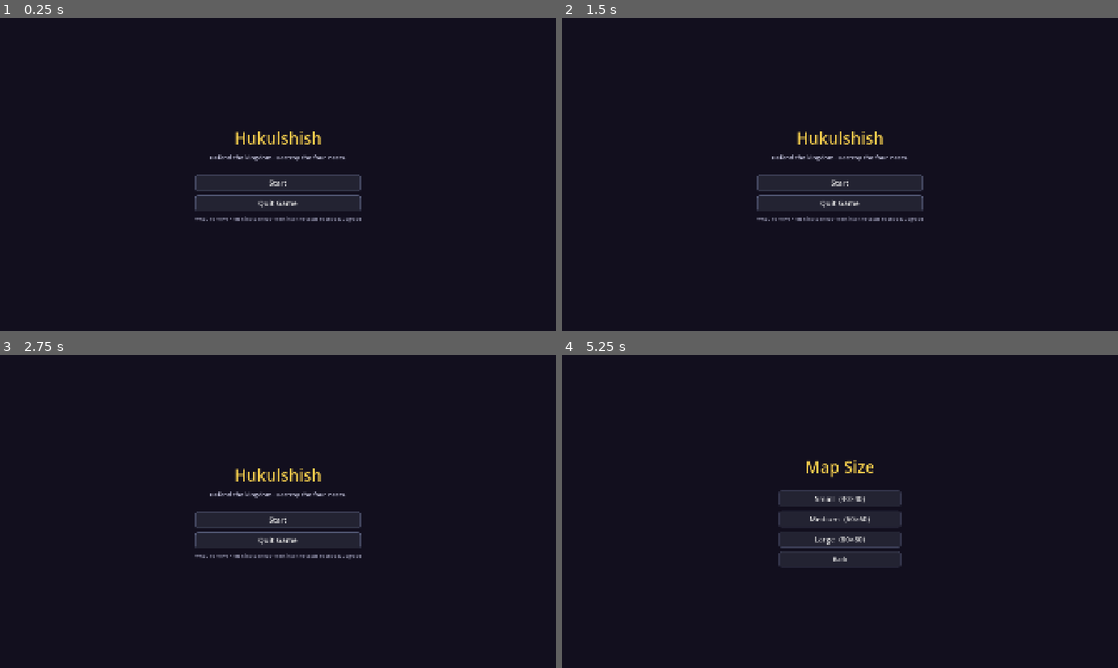
Above: before the commit, frames 1-4 (two rows, left to right).
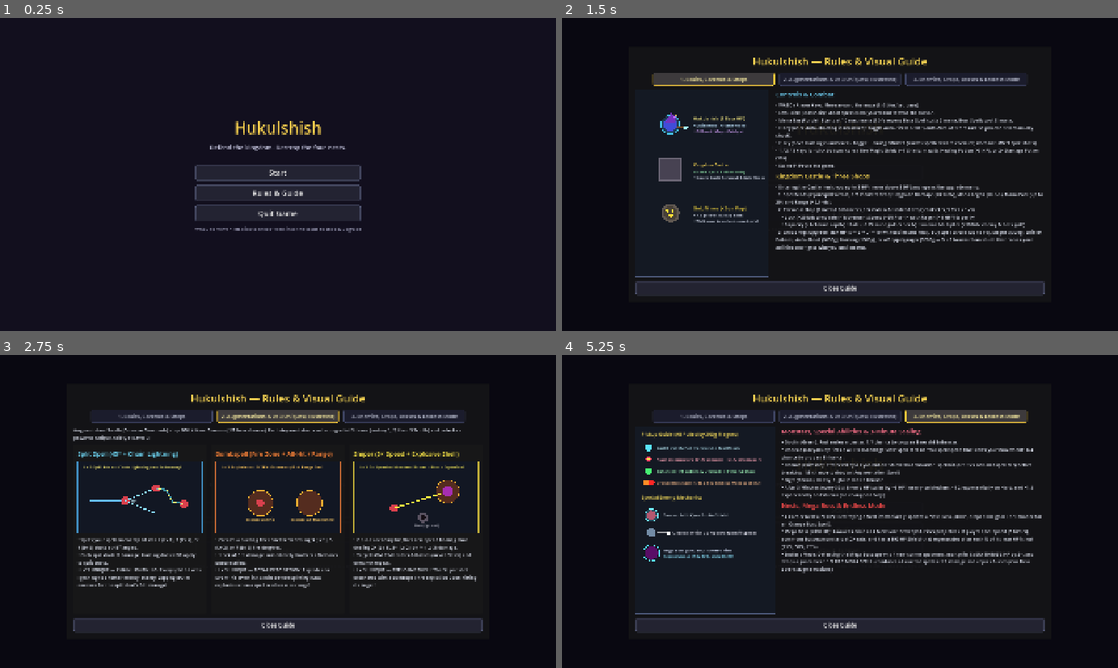
Above: after the commit, the same moments.

Repository: 09DylanXie/Hukulshish
Game: Godot game, scene res://scenes/ui/MainMenu.tscn
Same seed, same stepped clock (60 frames per second), same inputs: the game is played once before the commit and once after it.
Inputs (mouse positions are in pixels of both pictures, inside the frame that each line leads up to):
- Up to frame 1 (0.25 s): no input
- Up to frame 2 (1.5 s): click (840, 193) at 0.5 s, where only the run after the commit has a clickable "Rules & Guide"; click (712, 80) at 1.25 s, where only the run after the commit has a clickable "1. Basics, Controls & Shops"
- Up to frame 3 (2.75 s): click (278, 417) at 2 s, where only the run after the commit has a clickable "2. Augmentations & Lv 3 Uniqu…"
- Up to frame 4 (5.25 s): click "Start" at 2.75 s; click "Back" (after the commit: "Start") at 3.5 s; click "Start" at 4.25 s; click (967, 417) at 5 s, where only the run after the commit has a clickable "3. Enemies, Drops, Bosses & E…"

The runs differ from the first frame. In frame 1, 2.8% of the frame differs, in the area x 35-65%, y 32-69%; in frame 2, 12%; in frame 3, 11%; in frame 4, 12%, in the area x 13-87%, y 12-89%.

Commit message:
Add offhand magic catalyst, Rules & Guide menu with visual diagrams, white undead projectiles, red mega boss spell, and update README

Diff:
--- a/scripts/autoload/game_state.gd
+++ b/scripts/autoload/game_state.gd
@@ -656,7 +656,7 @@
 		true,
 		aug_levels.duplicate()
 	)
-	spell["color"] = Color(0.88, 0.28, 1.0)
+	spell["color"] = Color(1.0, 0.15, 0.15)
 	spell["radius_tiles"] = 0.34
 	spell["name"] = "Mega Spell %d" % (boss_spells.size() + 1)
 	boss_spells.append(spell)
--- a/scripts/monsters/monster.gd
+++ b/scripts/monsters/monster.gd
@@ -88,7 +88,7 @@
 		speed_px,
 		0.0,
 		false,
-		Color(0.35, 0.92, 1.0),
+		Color.WHITE,
 		Config.tiles(0.18),
 		Config.tiles(Config.UNDEAD_SLOW_RANGE_TILES * 1.4),
 		false,
--- a/scripts/player/doppelganger.gd
+++ b/scripts/player/doppelganger.gd
@@ -219,6 +219,17 @@
 	draw_circle(staff_tip + staff_dir * 2.5, _radius * 0.28, Color(0.75, 0.4, 1.0, alpha * 0.5))
 	draw_circle(staff_tip + staff_dir * 2.5, _radius * 0.18, Color(0.9, 0.7, 1.0, alpha))
 
+	# Offhand Magic Catalyst on the doppelganger
+	var offhand_pos: Vector2 = -perp * (_radius * 0.95) + staff_dir * (_radius * 0.65)
+	draw_circle(offhand_pos, _radius * 0.40, Color(0.6, 0.3, 1.0, alpha * 0.3))
+	var cat_pts := PackedVector2Array([
+		offhand_pos + staff_dir * (_radius * 0.30),
+		offhand_pos + perp * (_radius * 0.22),
+		offhand_pos - staff_dir * (_radius * 0.30),
+		offhand_pos - perp * (_radius * 0.22),
+	])
+	draw_colored_polygon(cat_pts, Color(0.75, 0.45, 1.0, alpha))
+
 	# Spectral twin robe & hat (never has a shield aura)
 	draw_circle(Vector2.ZERO, _radius * 1.15, Color(0.55, 0.25, 0.95, alpha * 0.28))
 	draw_circle(Vector2.ZERO, _radius, Color(0.45, 0.22, 0.82, alpha))
--- a/scripts/player/player.gd
+++ b/scripts/player/player.gd
@@ -182,7 +182,7 @@
 		draw_circle(Vector2.ZERO, _radius * 1.35, Color(0.2, 0.7, 1.0, 0.22))
 		draw_arc(Vector2.ZERO, _radius * 1.35, 0.0, TAU, 28, Color(0.3, 0.85, 1.0, 0.85), 2.0)
 
-	# Wand / Staff extending out from the mage's body toward cursor aim direction
+	# Wand / Staff extending out from the mage's main hand toward cursor aim direction
 	var staff_dir: Vector2 = _aim_dir if _aim_dir != Vector2.ZERO else _facing
 	var perp: Vector2 = Vector2(-staff_dir.y, staff_dir.x)
 	var hand_offset: Vector2 = perp * (_radius * 0.35)
@@ -192,6 +192,19 @@
 	draw_line(staff_tip - staff_dir * 4.5, staff_tip, Color(0.95, 0.82, 0.28), 5.0)
 	draw_circle(staff_tip + staff_dir * 2.5, _radius * 0.32, Color(0.35, 0.85, 1.0, 0.38))
 	draw_circle(staff_tip + staff_dir * 2.5, _radius * 0.20, Color(0.65, 0.95, 1.0))
+
+	# Offhand Magic Catalyst (arcane focus crystal + orbiting rune ring on the opposite hand)
+	var offhand_pos: Vector2 = -perp * (_radius * 0.95) + staff_dir * (_radius * 0.65)
+	draw_circle(offhand_pos, _radius * 0.44, Color(0.68, 0.28, 1.0, 0.28))
+	draw_arc(offhand_pos, _radius * 0.42, 0.0, TAU, 20, Color(0.95, 0.8, 0.32, 0.9), 1.6)
+	var cat_pts := PackedVector2Array([
+		offhand_pos + staff_dir * (_radius * 0.34),
+		offhand_pos + perp * (_radius * 0.24),
+		offhand_pos - staff_dir * (_radius * 0.34),
+		offhand_pos - perp * (_radius * 0.24),
+	])
+	draw_colored_polygon(cat_pts, Color(0.75, 0.38, 1.0))
+	draw_circle(offhand_pos, _radius * 0.13, Color(1.0, 0.95, 0.75))
 
 	# Robe
 	draw_circle(Vector2.ZERO, _radius, Color(0.25, 0.3, 0.85))
--- a/scripts/spells/mod_pickup.gd
+++ b/scripts/spells/mod_pickup.gd
@@ -69,7 +69,7 @@
 func _draw() -> void:
 	match kind:
 		Kind.MEGA_BOSS_SPELL:
-			var col := Color(0.88, 0.28, 1.0)
+			var col := Color(1.0, 0.15, 0.15)
 			var r: float = Config.tiles(0.55) * (1.0 + 0.16 * sin(_t * 5.5))
 			draw_circle(Vector2.ZERO, r * 1.85, Color(col, 0.34))
 			var pts1 := PackedVector2Array([Vector2(0, -r * 1.15), Vector2(r * 0.8, 0), Vector2(0, r * 1.15), Vector2(-r * 0.8, 0)])
--- a/scripts/ui/main_menu.gd
+++ b/scripts/ui/main_menu.gd
@@ -1,13 +1,455 @@
 extends Control
-## Main Menu: Start, Quit Game (§3). Quit is hidden on the web build (quit() does nothing there).
+## Main Menu: Start, Rules & Guide (with visual diagrams), Quit Game (§3).
+## Quit is hidden on the web build (quit() does nothing there).
+
+var _rules_overlay: Control
+var _tab_containers: Array[Control] = []
+var _tab_buttons: Array[Button] = []
 
 
 func _ready() -> void:
 	var box: VBoxContainer = UIKit.make_centered_menu(self, "Hukulshish", "Defend the kingdom. Destroy the four nests.")
 	var start: Button = UIKit.make_button("Start", func() -> void: SceneRouter.goto(SceneRouter.MAP_SIZE_SELECT))
 	box.add_child(start)
+
+	var rules_btn: Button = UIKit.make_button("Rules & Guide", _open_rules)
+	box.add_child(rules_btn)
+
 	if OS.has_feature("web"):
 		box.add_child(UIKit.make_label("Thanks for playing!", 18, Color(0.7, 0.7, 0.8)))
 	else:
 		box.add_child(UIKit.make_button("Quit Game", func() -> void: get_tree().quit()))
 	box.add_child(UIKit.make_label("WASD to move • left-click to shoot • walk into the castle to shop & upgrade", 16, Color(0.6, 0.6, 0.7)))
+
+	_build_rules_overlay()
+
+
+func _unhandled_input(event: InputEvent) -> void:
+	if _rules_overlay != null and _rules_overlay.visible and event.is_action_pressed("ui_cancel"):
+		_close_rules()
+		get_viewport().set_input_as_handled()
+
+
+func _open_rules() -> void:
+	if _rules_overlay != null:
+		_select_tab(0)
+		_rules_overlay.show()
+
+
+func _close_rules() -> void:
+	if _rules_overlay != null:
+		_rules_overlay.hide()
+
+
+func _select_tab(idx: int) -> void:
+	for i in _tab_containers.size():
+		_tab_containers[i].visible = (i == idx)
+		_tab_buttons[i].modulate = Color(1.0, 0.95, 0.65) if (i == idx) else Color(0.78, 0.8, 0.88)
+
+
+func _build_rules_overlay() -> void:
+	_rules_overlay = Control.new()
+	_rules_overlay.set_anchors_preset(Control.PRESET_FULL_RECT)
+	_rules_overlay.hide()
+	add_child(_rules_overlay)
+
+	var dim := ColorRect.new()
+	dim.color = Color(0.03, 0.03, 0.06, 0.88)
+	dim.set_anchors_preset(Control.PRESET_FULL_RECT)
+	_rules_overlay.add_child(dim)
+
+	var center := CenterContainer.new()
+	center.set_anchors_preset(Control.PRESET_FULL_RECT)
+	_rules_overlay.add_child(center)
+
+	var panel := PanelContainer.new()
+	panel.custom_minimum_size = Vector2(1460, 880)
+	center.add_child(panel)
+
+	var margin := MarginContainer.new()
+	for side in ["left", "right", "top", "bottom"]:
+		margin.add_theme_constant_override("margin_" + side, 24)
+	panel.add_child(margin)
+
+	var outer := VBoxContainer.new()
+	outer.add_theme_constant_override("separation", 14)
+	margin.add_child(outer)
+
+	outer.add_child(UIKit.make_label("Hukulshish — Rules & Visual Guide", 36, Color(0.95, 0.82, 0.32)))
+
+	# Tab bar
+	var tab_bar := HBoxContainer.new()
+	tab_bar.alignment = BoxContainer.ALIGNMENT_CENTER
+	tab_bar.add_theme_constant_override("separation", 16)
+	outer.add_child(tab_bar)
+
+	var tab_titles: Array[String] = [
+		"1. Basics, Controls & Shops",
+		"2. Augmentations & Lv 3 Uniques (Illustrated)",
+		"3. Enemies, Drops, Bosses & Endless Mode",
+	]
+	for i in tab_titles.size():
+		var tb: Button = UIKit.make_button(tab_titles[i], _select_tab.bind(i), 18)
+		tb.custom_minimum_size = Vector2(420, 46)
+		tab_bar.add_child(tb)
+		_tab_buttons.append(tb)
+
+	var content_holder := Control.new()
+	content_holder.size_flags_vertical = Control.SIZE_EXPAND_FILL
+	outer.add_child(content_holder)
+
+	var tab1: Control = _build_tab_basics()
+	var tab2: Control = _build_tab_augmentations()
+	var tab3: Control = _build_tab_enemies_and_bosses()
+	for t in [tab1, tab2, tab3]:
+		t.set_anchors_preset(Control.PRESET_FULL_RECT)
+		content_holder.add_child(t)
+		_tab_containers.append(t)
+
+	var close_btn: Button = UIKit.make_button("Close Guide", _close_rules, 20)
+	close_btn.custom_minimum_size = Vector2(280, 48)
+	outer.add_child(close_btn)
+
+
+func _build_tab_basics() -> Control:
+	var hbox := HBoxContainer.new()
+	hbox.add_theme_constant_override("separation", 24)
+
+	# Left: Illustrated diagram of Hukulshish, Castle, and Gold Mine
+	var diag := Control.new()
+	diag.custom_minimum_size = Vector2(460, 0)
+	diag.draw.connect(_draw_basics_diagram.bind(diag))
+	hbox.add_child(diag)
+
+	# Right: Rules text
+	var right := VBoxContainer.new()
+	right.size_flags_horizontal = Control.SIZE_EXPAND_FILL
+	right.add_theme_constant_override("separation", 10)
+	hbox.add_child(right)
+
+	right.add_child(_section_title("Controls & Combat", Color(0.45, 0.85, 1.0)))
+	right.add_child(_body_text(
+		"• WASD / Arrow Keys: Move around the maze (3.0 tiles/sec base).\n" +
+		"• Left-Click (Crosshair): Shoot spells from your wand toward the cursor.\n" +
+		"• Mana Bar (Purple): Starts at 10 max mana (1.0/s regen). Base Spell costs 2 mana; Boss Spells cost 3 mana.\n" +
+		"• E Key (once Auto-Shooting is unlocked): Toggle Auto-Fire ON/OFF (auto-fires at ½ fire rate so you can still manually shoot).\n" +
+		"• F Key (once Homing is unlocked): Toggle Homing ON/OFF (curves spells toward enemies; does not affect Split Shots).\n" +
+		"• 1 / 2 / 3 Keys (or click bottom icons): Use Magic Shield (+1 Shield, max 5), Healing Potion (+3 HP), or 2× Damage Potion (30s).\n" +
+		"• Esc or P: Pause the game."
+	))
+
+	right.add_child(_section_title("Kingdom Castle & Three Shops", Color(0.95, 0.82, 0.32)))
+	right.add_child(_body_text(
+		"• Entering the Castle heals you up to 3 HP (never above 3 HP) and opens the upgrade menu:\n" +
+		"  1. Spell Mods (Cyan Spell Scrolls, 1/7 monster drop): Upgrade Damage (+0.1×/lv), Mana Regen (+0.5/s), Mana Pool (up to 29), and Range (+0.1×/lv).\n" +
+		"  2. Personal Shop (Emerald Enhancers, 1/4 Goblin & Undead drop; costs 3, 5, 9 for Lv 1–3):\n" +
+		"     • Luck (+20%/lv drop rate) • Movement Speed (+5%/lv) • Health Regen (+1 HP/10s per lv)\n" +
+		"     • Capacity (+1/3 mine cap/lv) • Rate (+15% mine gold/s per lv) • Income Multiplier (+50%/lv enemy & boss gold).\n" +
+		"  3. Gold Shop: Upgrade Max HP (5 → 6 → 7 → 10 without instant heal), buy Spell Scrolls (up to 10), Magnet (300g), Shield/Potions, Auto-Shoot (1000g), Homing (1500g), or a Doppelganger (5000g — 5 HP twin with no shield that copies your abilities and fights with you until death)."
+	))
+	return hbox
+
+
+func _build_tab_augmentations() -> Control:
+	var vbox := VBoxContainer.new()
+	vbox.add_theme_constant_override("separation", 14)
+
+	vbox.add_child(_body_text(
+		"Augmentation Scrolls (Crimson Diamonds) drop ONLY from Demons (1/5 base chance). " +
+		"Each Augmentation can be upgraded 3 times (costing 1, 2, then 3 Scrolls) and unlocks a powerful Unique Ability at Level 3:"
+	))
+
+	var cards := HBoxContainer.new()
+	cards.size_flags_vertical = Control.SIZE_EXPAND_FILL
+	cards.add_theme_constant_override("separation", 18)
+	vbox.add_child(cards)
+
+	cards.add_child(_make_aug_card(
+		"Split Spell (45° + Chain Lightning)",
+		Color(0.45, 0.88, 1.0),
+		_draw_split_diagram,
+		"• Splits your spell on enemy hit into 2 (Lv 1), 3 (Lv 2), or 4 (Lv 3) shots at 45° angles.\n" +
+		"• Each split deals ½ damage. Homing does NOT apply to split shots.\n" +
+		"• LV 3 UNIQUE — CHAIN LIGHTNING: Every split hit arcs lightning to another nearby enemy, zapping BOTH enemies for the split shot's full damage!"
+	))
+
+	cards.add_child(_make_aug_card(
+		"Bombspell (Fire Zone + All-Hit / Range)",
+		Color(1.0, 0.52, 0.22),
+		_draw_bomb_diagram,
+		"• Creates a burning fire zone for 3s dealing 3 (Lv 1), 5 (Lv 2), or 7 (Lv 3) fire dmg/sec.\n" +
+		"• 1 tick of fire damage immediately shatters a Demon's bubble shield.\n" +
+		"• LV 3 UNIQUE — TOTAL DETONATION: Explodes on EVERY hit (even initial hits before splitting) AND explodes when a spell reaches max range!"
+	))
+
+	cards.add_child(_make_aug_card(
+		"Sniper (5× Speed + Explosive Shell)",
+		Color(1.0, 0.92, 0.28),
+		_draw_sniper_diagram,
+		"• On initial enemy hit, fires a 5× speed homing shot dealing 2× (Lv 1), 3× (Lv 2), or 4× (Lv 3) damage.\n" +
+		"• Targets ONLY Monsters & Bosses (never Nests) and does not repeat.\n" +
+		"• LV 3 UNIQUE — EXPLOSIVE SHELL: The Sniper shot detonates with a Bombspell fire explosion upon hitting its target!"
+	))
+
+	return vbox
+
+
+func _build_tab_enemies_and_bosses() -> Control:
+	var hbox := HBoxContainer.new()
+	hbox.add_theme_constant_override("separation", 24)
+
+	var diag := Control.new()
+	diag.custom_minimum_size = Vector2(480, 0)
+	diag.draw.connect(_draw_enemies_diagram.bind(diag))
+	hbox.add_child(diag)
+
+	var right := VBoxContainer.new()
+	right.size_flags_horizontal = Control.SIZE_EXPAND_FILL
+	right.add_theme_constant_override("separation", 10)
+	hbox.add_child(right)
+
+	right.add_child(_section_title("Monsters, Special Abilities & 3-Minute Scaling", Color(1.0, 0.45, 0.55)))
+	right.add_child(_body_text(
+		"• Goblin (Green): Fast melee monster; 1/4 chance to drop an Emerald Enhancer.\n" +
+		"• Undead (Grey-Blue): Fires a WHITE 0-damage Slow Spell at ½ normal spell speed that slows your movement; 1/4 chance to drop an Enhancer.\n" +
+		"• Demon (Crimson): Protected by a Cyan Bubble Shield that absorbs 1 spell hit (or 1 tick of Bombspell fire) before breaking; 1/5 chance to drop an Augmentation Scroll.\n" +
+		"• Ogre (Brown): Heavy, high-HP melee bruiser.\n" +
+		"• After 3 Minutes (every 30s): Enemy HP scales by +5 HP linearly on Medium, ×1.2 exponentially on Hard, and ×1.5 exponentially on Extreme (no change on Easy)."
+	))
+
+	right.add_child(_section_title("Nests, Mega Boss & Endless Mode", Color(1.0, 0.3, 0.3)))
+	right.add_child(_body_text(
+		"• 4 Corner Nests (70 HP): Destroying a Nest immediately spawns a Nest Boss (80 HP, drops 1000 gold + 1/3 chance for an Orange Boss Spell).\n" +
+		"• Mega Boss (2000 HP): Awakens once all 4 Nests are destroyed. Fires projectiles at player spell speed (6 tiles/s), summons bosses/monsters at 2× rate, and has a 100 HP Shield that regenerates after each ¼ of its max HP is lost (75%, 50%, 25%).\n" +
+		"• Endless Mode: Defeating the Mega Boss spawns 4 new corner spawners, multiplies EVERYTHING'S HP by 2×, and drops a guaranteed 1/1 RED MEGA SPELL (combines all current spells × 1.5 damage and copies & uses your Base Spell's augmentations)!"
+	))
+	return hbox
+
+
+func _make_aug_card(title: String, col: Color, draw_fn: Callable, desc: String) -> Control:
+	var panel := PanelContainer.new()
+	panel.size_flags_horizontal = Control.SIZE_EXPAND_FILL
+	var margin := MarginContainer.new()
+	for side in ["left", "right", "top", "bottom"]:
+		margin.add_theme_constant_override("margin_" + side, 14)
+	panel.add_child(margin)
+	var box := VBoxContainer.new()
+	box.add_theme_constant_override("separation", 10)
+	margin.add_child(box)
+
+	box.add_child(_section_title(title, col))
+	var canvas := Control.new()
+	canvas.custom_minimum_size = Vector2(0, 250)
+	canvas.draw.connect(draw_fn.bind(canvas))
+	box.add_child(canvas)
+	box.add_child(_body_text(desc))
+	return panel
+
+
+func _section_title(text: String, col: Color) -> Label:
+	var l := Label.new()
+	l.text = text
+	l.add_theme_font_size_override("font_size", 22)
+	l.add_theme_color_override("font_color", col)
+	return l
+
+
+func _body_text(text: String) -> Label:
+	var l := Label.new()
+	l.text = text
+	l.autowrap_mode = TextServer.AUTOWRAP_WORD_SMART
+	l.add_theme_font_size_override("font_size", 16)
+	l.add_theme_color_override("font_color", Color(0.88, 0.9, 0.95))
+	return l
+
+
+# --- Visual Diagram Renderers ---
+
+func _draw_basics_diagram(c: Control) -> void:
+	var rect := Rect2(Vector2.ZERO, c.size)
+	c.draw_rect(rect, Color(0.08, 0.1, 0.14, 0.95))
+	c.draw_rect(rect, Color(0.3, 0.35, 0.48), false, 2.0)
+	var font: Font = ThemeDB.fallback_font
+
+	# 1. Mage with Wand + Offhand Catalyst
+	var p_pos := Vector2(120, 120)
+	var r: float = 24.0
+	c.draw_circle(p_pos, r * 1.35, Color(0.2, 0.7, 1.0, 0.22))
+	c.draw_arc(p_pos, r * 1.35, 0.0, TAU, 28, Color(0.3, 0.85, 1.0, 0.85), 2.0)
+	# Wand (right hand)
+	c.draw_line(p_pos + Vector2(8, 10), p_pos + Vector2(50, 10), Color(0.48, 0.30, 0.14), 5.0)
+	c.draw_circle(p_pos + Vector2(54, 10), 7.0, Color(0.65, 0.95, 1.0))
+	# Offhand Catalyst (left hand)
+	var cat_pos := p_pos + Vector2(14, -24)
+	c.draw_circle(cat_pos, 11.0, Color(0.68, 0.28, 1.0, 0.3))
+	c.draw_arc(cat_pos, 10.0, 0.0, TAU, 20, Color(0.95, 0.8, 0.32), 1.8)
+	c.draw_colored_polygon(PackedVector2Array([
+		cat_pos + Vector2(8, 0), cat_pos + Vector2(0, 6), cat_pos + Vector2(-8, 0), cat_pos + Vector2(0, -6)
+	]), Color(0.78, 0.42, 1.0))
+	# Robe & Hat
+	c.draw_circle(p_pos, r, Color(0.25, 0.3, 0.85))
+	c.draw_colored_polygon(PackedVector2Array([
+		p_pos + Vector2(-20, -7), p_pos + Vector2(20, -7), p_pos + Vector2(5, -42)
+	]), Color(0.45, 0.2, 0.75))
+	c.draw_string(font, Vector2(200, 105), "Hukulshish (5 Base HP)", HORIZONTAL_ALIGNMENT_LEFT, -1, 16, Color(0.95, 0.9, 0.5))
+	c.draw_string(font, Vector2(200, 128), "• Main Hand: Arcane Wand", HORIZONTAL_ALIGNMENT_LEFT, -1, 14, Color(0.75, 0.9, 1.0))
+	c.draw_string(font, Vector2(200, 148), "• Offhand: Magic Catalyst", HORIZONTAL_ALIGNMENT_LEFT, -1, 14, Color(0.85, 0.65, 1.0))
+
+	# 2. Kingdom Castle (Heals up to 3 HP)
+	var cas_pos := Vector2(120, 275)
+	c.draw_rect(Rect2(cas_pos - Vector2(42, 42), Vector2(84, 84)), Color(0.42, 0.4, 0.46))
+	c.draw_rect(Rect2(cas_pos - Vector2(32, 32), Vector2(64, 64)), Color(0.28, 0.26, 0.32))
+	c.draw_string(font, Vector2(200, 265), "Kingdom Castle", HORIZONTAL_ALIGNMENT_LEFT, -1, 16, Color(0.95, 0.82, 0.32))
+	c.draw_string(font, Vector2(200, 288), "• Heals up to 3 HP on entry", HORIZONTAL_ALIGNMENT_LEFT, -1, 14, Color(0.6, 0.95, 0.7))
+	c.draw_string(font, Vector2(200, 308), "• Opens Spell, Personal & Gold Shops", HORIZONTAL_ALIGNMENT_LEFT, -1, 14, Color(0.85, 0.88, 0.95))
+
+	# 3. Gold Mine
+	var mine_pos := Vector2(120, 425)
+	c.draw_circle(mine_pos, 32.0, Color(0.38, 0.35, 0.32))
+	c.draw_circle(mine_pos, 24.0, Color(0.28, 0.25, 0.22))
+	for off in [Vector2(-10, -8), Vector2(9, -6), Vector2(0, 9), Vector2(8, 8)]:
+		c.draw_circle(mine_pos + off, 5.5, Color(1.0, 0.88, 0.22))
+	c.draw_string(font, Vector2(200, 415), "Gold Mines (×2 on Map)", HORIZONTAL_ALIGNMENT_LEFT, -1, 16, Color(1.0, 0.88, 0.25))
+	c.draw_string(font, Vector2(200, 438), "• 7.5 gold/s (333 cap base)", HORIZONTAL_ALIGNMENT_LEFT, -1, 14, Color(0.85, 0.88, 0.95))
+	c.draw_string(font, Vector2(200, 458), "• Walk over to collect stored gold", HORIZONTAL_ALIGNMENT_LEFT, -1, 14, Color(0.85, 0.88, 0.95))
+
+
+func _draw_split_diagram(c: Control) -> void:
+	var rect := Rect2(Vector2.ZERO, c.size)
+	c.draw_rect(rect, Color(0.07, 0.09, 0.14, 0.95))
+	c.draw_rect(rect, Color(0.25, 0.55, 0.75), false, 1.5)
+	var font: Font = ThemeDB.fallback_font
+
+	var start := Vector2(45, rect.size.y * 0.55)
+	var hit1 := Vector2(165, rect.size.y * 0.55)
+	# Initial shot
+	c.draw_line(start, hit1, Color(0.4, 0.75, 1.0), 4.0)
+	c.draw_circle(hit1, 16.0, Color(0.85, 0.25, 0.3))
+
+	# 45-degree splits
+	var split_top := hit1 + Vector2.from_angle(deg_to_rad(-22.5)) * 115.0
+	var split_bot := hit1 + Vector2.from_angle(deg_to_rad(22.5)) * 115.0
+	c.draw_line(hit1, split_top, Color(0.55, 0.88, 1.0), 3.0)
+	c.draw_line(hit1, split_bot, Color(0.55, 0.88, 1.0), 3.0)
+	c.draw_string(font, hit1 + Vector2(18, 5), "45°", HORIZONTAL_ALIGNMENT_LEFT, -1, 14, Color(0.8, 0.95, 1.0))
+
+	# Enemy hit by top split + Chain Lightning to another enemy
+	var enemy_a := split_top
+	var enemy_b := split_top + Vector2(95, 55)
+	c.draw_circle(enemy_a, 14.0, Color(0.85, 0.25, 0.3))
+	c.draw_circle(enemy_b, 14.0, Color(0.85, 0.25, 0.3))
+
+	var lightning := PackedVector2Array([
+		enemy_a,
+		enemy_a.lerp(enemy_b, 0.33) + Vector2(6, -10),
+		enemy_a.lerp(enemy_b, 0.66) + Vector2(-8, 10),
+		enemy_b,
+	])
+	c.draw_polyline(lightning, Color(0.35, 0.9, 1.0, 0.6), 6.0)
+	c.draw_polyline(lightning, Color(1.0, 1.0, 0.45), 2.5)
+	c.draw_string(font, Vector2(20, 26), "Lv 3: Split hits arc Chain Lightning to a 2nd enemy!", HORIZONTAL_ALIGNMENT_LEFT, -1, 14, Color(1.0, 0.95, 0.45))
+
+
+func _draw_bomb_diagram(c: Control) -> void:
+	var rect := Rect2(Vector2.ZERO, c.size)
+	c.draw_rect(rect, Color(0.07, 0.09, 0.14, 0.95))
+	c.draw_rect(rect, Color(0.75, 0.4, 0.2), false, 1.5)
+	var font: Font = ThemeDB.fallback_font
+
+	var start := Vector2(35, rect.size.y * 0.58)
+	var hit1 := Vector2(155, rect.size.y * 0.58)
+	var end_range := Vector2(325, rect.size.y * 0.58)
+
+	# Fire zone on hit
+	c.draw_circle(hit1, 44.0, Color(1.0, 0.38, 0.08, 0.28))
+	c.draw_arc(hit1, 44.0, 0.0, TAU, 32, Color(1.0, 0.75, 0.2, 0.9), 2.5)
+	c.draw_circle(hit1, 14.0, Color(0.85, 0.25, 0.3))
+
+	# Fire zone at max range end
+	c.draw_circle(end_range, 44.0, Color(1.0, 0.38, 0.08, 0.28))
+	c.draw_arc(end_range, 44.0, 0.0, TAU, 32, Color(1.0, 0.75, 0.2, 0.9), 2.5)
+
+	c.draw_line(start, end_range, Color(0.45, 0.8, 1.0), 3.5)
+	c.draw_string(font, Vector2(105, rect.size.y * 0.58 + 62), "Explodes on Hit", HORIZONTAL_ALIGNMENT_LEFT, -1, 13, Color(1.0, 0.8, 0.4))
+	c.draw_string(font, Vector2(260, rect.size.y * 0.58 + 62), "Explodes at Max Range!", HORIZONTAL_ALIGNMENT_LEFT, -1, 13, Color(1.0, 0.8, 0.4))
+	c.draw_string(font, Vector2(20, 26), "Lv 3: Explodes on EVERY hit (even split) + Range End!", HORIZONTAL_ALIGNMENT_LEFT, -1, 14, Color(1.0, 0.78, 0.35))
+
+
+func _draw_sniper_diagram(c: Control) -> void:
+	var rect := Rect2(Vector2.ZERO, c.size)
+	c.draw_rect(rect, Color(0.07, 0.09, 0.14, 0.95))
+	c.draw_rect(rect, Color(0.75, 0.68, 0.22), false, 1.5)
+	var font: Font = ThemeDB.fallback_font
+
+	var start := Vector2(35, rect.size.y * 0.65)
+	var hit1 := Vector2(140, rect.size.y * 0.65)
+	var nest_pos := Vector2(240, rect.size.y * 0.78)
+	var boss_pos := Vector2(325, rect.size.y * 0.42)
+
+	# Initial spell hit
+	c.draw_line(start, hit1, Color(0.4, 0.75, 1.0), 3.5)
+	c.draw_circle(hit1, 14.0, Color(0.85, 0.25, 0.3))
+
+	# Ignored Nest
+	c.draw_circle(nest_pos, 18.0, Color(0.35, 0.32, 0.38))
+	c.draw_circle(nest_pos, 8.0, Color(0.08, 0.05, 0.08))
+	c.draw_string(font, nest_pos + Vector2(-28, 32), "Nest (Ignored)", HORIZONTAL_ALIGNMENT_LEFT, -1, 12, Color(0.65, 0.65, 0.7))
+
+	# 5x Speed Sniper homing to Boss + Lv 3 Explosion
+	c.draw_circle(boss_pos, 40.0, Color(1.0, 0.38, 0.08, 0.28))
+	c.draw_arc(boss_pos, 40.0, 0.0, TAU, 32, Color(1.0, 0.75, 0.2, 0.9), 2.5)
+	c.draw_line(hit1, boss_pos, Color(1.0, 0.95, 0.25), 4.0)
+	c.draw_circle(boss_pos, 18.0, Color(0.65, 0.18, 0.7))
+	c.draw_string(font, Vector2(20, 26), "Lv 3: 5× Speed vs Monsters/Bosses + Bomb Explosion!", HORIZONTAL_ALIGNMENT_LEFT, -1, 14, Color(1.0, 0.95, 0.35))
+
+
+func _draw_enemies_diagram(c: Control) -> void:
+	var rect := Rect2(Vector2.ZERO, c.size)
+	c.draw_rect(rect, Color(0.08, 0.1, 0.14, 0.95))
+	c.draw_rect(rect, Color(0.3, 0.35, 0.48), false, 2.0)
+	var font: Font = ThemeDB.fallback_font
+
+	c.draw_string(font, Vector2(20, 32), "Pickup Guide (All Pulled by 300g Magnet)", HORIZONTAL_ALIGNMENT_LEFT, -1, 17, Color(0.95, 0.85, 0.35))
+
+	# 1. Cyan Spell Scroll
+	var p1 := Vector2(45, 72)
+	c.draw_circle(p1, 12.0, Color(0.35, 0.9, 1.0))
+	c.draw_string(font, Vector2(72, 78), "Spell Scroll (1/7 all monsters) → Spell Mods", HORIZONTAL_ALIGNMENT_LEFT, -1, 14, Color(0.75, 0.95, 1.0))
+
+	# 2. Crimson Aug Scroll
+	var p2 := Vector2(45, 112)
+	c.draw_colored_polygon(PackedVector2Array([p2 + Vector2(0, -13), p2 + Vector2(11, 0), p2 + Vector2(0, 13), p2 + Vector2(-11, 0)]), Color(1.0, 0.22, 0.38))
+	c.draw_circle(p2, 4.0, Color(1.0, 0.88, 0.3))
+	c.draw_string(font, Vector2(72, 118), "Augmentation Scroll (1/5 Demons) → 3 Augmentations", HORIZONTAL_ALIGNMENT_LEFT, -1, 14, Color(1.0, 0.65, 0.72))
+
+	# 3. Emerald Enhancer
+	var p3 := Vector2(45, 152)
+	c.draw_circle(p3, 12.0, Color(0.28, 0.95, 0.45))
+	c.draw_string(font, Vector2(72, 158), "Enhancer (1/4 Goblins & Undead) → Personal Shop", HORIZONTAL_ALIGNMENT_LEFT, -1, 14, Color(0.65, 1.0, 0.75))
+
+	# 4. Orange Boss Spell & Red Mega Spell
+	var p4 := Vector2(45, 192)
+	c.draw_circle(p4 - Vector2(8, 0), 10.0, Color(1.0, 0.55, 0.15))
+	c.draw_circle(p4 + Vector2(10, 0), 11.0, Color(1.0, 0.15, 0.15))
+	c.draw_string(font, Vector2(72, 198), "Orange Boss Spell (1/3) & RED Endless Mega Spell (1/1)", HORIZONTAL_ALIGNMENT_LEFT, -1, 14, Color(1.0, 0.75, 0.55))
+
+	# Demon Bubble Shield + Undead White Slow Spell + Mega Boss Shield
+	c.draw_string(font, Vector2(20, 250), "Special Enemy Mechanics", HORIZONTAL_ALIGNMENT_LEFT, -1, 17, Color(0.95, 0.85, 0.35))
+
+	var d_pos := Vector2(55, 305)
+	c.draw_circle(d_pos, 16.0, Color(0.85, 0.18, 0.25))
+	c.draw_circle(d_pos, 22.0, Color(0.25, 0.85, 1.0, 0.25))
+	c.draw_arc(d_pos, 22.0, 0.0, TAU, 28, Color(0.45, 0.95, 1.0), 2.0)
+	c.draw_string(font, Vector2(95, 310), "Demon: 1-Hit Cyan Bubble Shield", HORIZONTAL_ALIGNMENT_LEFT, -1, 14, Color(0.85, 0.9, 0.95))
+
+	var u_pos := Vector2(55, 365)
+	c.draw_circle(u_pos, 15.0, Color(0.45, 0.55, 0.65))
+	c.draw_line(u_pos + Vector2(18, 0), u_pos + Vector2(58, 0), Color(1, 1, 1, 0.6), 4.0)
+	c.draw_circle(u_pos + Vector2(58, 0), 6.0, Color.WHITE)
+	c.draw_string(font, Vector2(128, 370), "Undead: White 0-Dmg Slow Spell (½ Speed)", HORIZONTAL_ALIGNMENT_LEFT, -1, 14, Color(0.95, 0.95, 1.0))
+
+	var m_pos := Vector2(55, 435)
+	c.draw_circle(m_pos, 22.0, Color(0.35, 0.05, 0.4))
+	c.draw_arc(m_pos, 28.0, 0.0, TAU, 32, Color(0.35, 0.9, 1.0), 2.5)
+	c.draw_string(font, Vector2(95, 432), "Mega Boss (2000 HP): 100 HP Shield", HORIZONTAL_ALIGNMENT_LEFT, -1, 14, Color(0.85, 0.9, 1.0))
+	c.draw_string(font, Vector2(95, 452), "Regenerates at 75%, 50%, and 25% HP!", HORIZONTAL_ALIGNMENT_LEFT, -1, 13, Color(0.55, 0.9, 1.0))
Not shown, added: scripts/player/doppelganger.gd.uid
Not shown, changed: AGENTS.md
Not shown, changed: docs/PROTOTYPE.md
